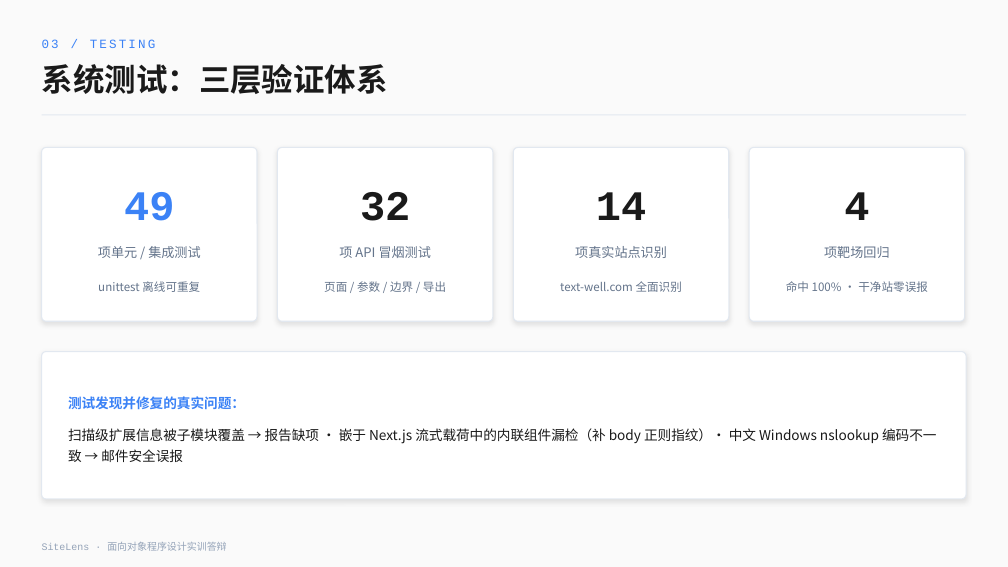
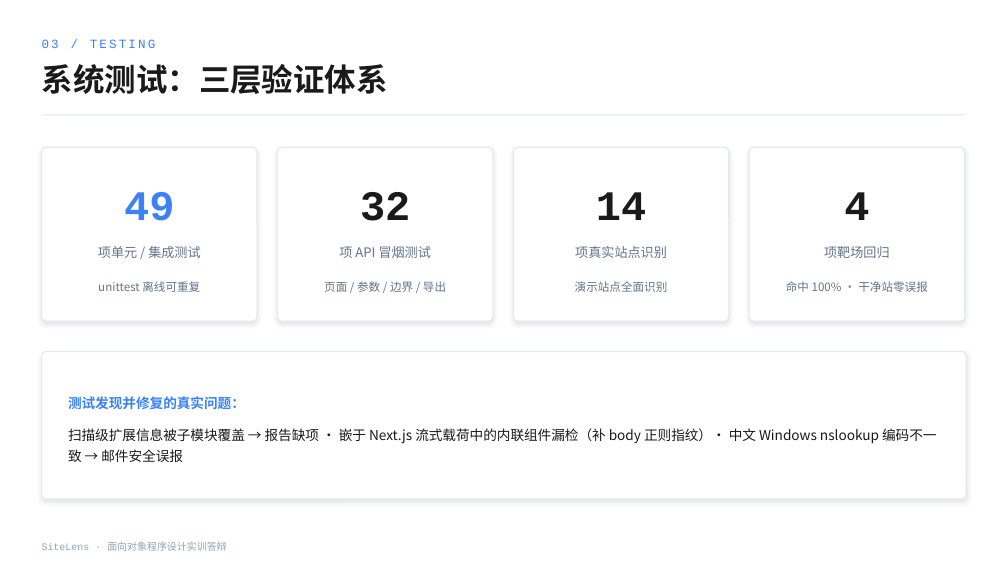
Before and after one commit to zep4yrs/sitelens, a slide deck: slide 21 of docs/答辩演示-SiteLens.pptx (slide 11 before the commit). Drawn at 1008x567 pixels with LibreOffice and Linux fonts; fonts in the diff are those of the drawing; background and template pictures are left out. Boxes give left, top, right and bottom in pixels: in the first picture for what was removed or moved away, otherwise in the second. Text is boxed around its words. In the diff, an @@ line names an element or a change of style, - is before the commit and + after.

```diff
--- a/docs/答辩演示-SiteLens.pptx
+++ b/docs/答辩演示-SiteLens.pptx
@@ background #FAFAFA to picture (left out) @@
@@ text at (575, 281, 668, 292): text changed @@
-text-well.com 全面识别
+演示站点全面识别
```
Also in this commit, not shown: 13 other slides changed, 11 slides added, 16 other files.
